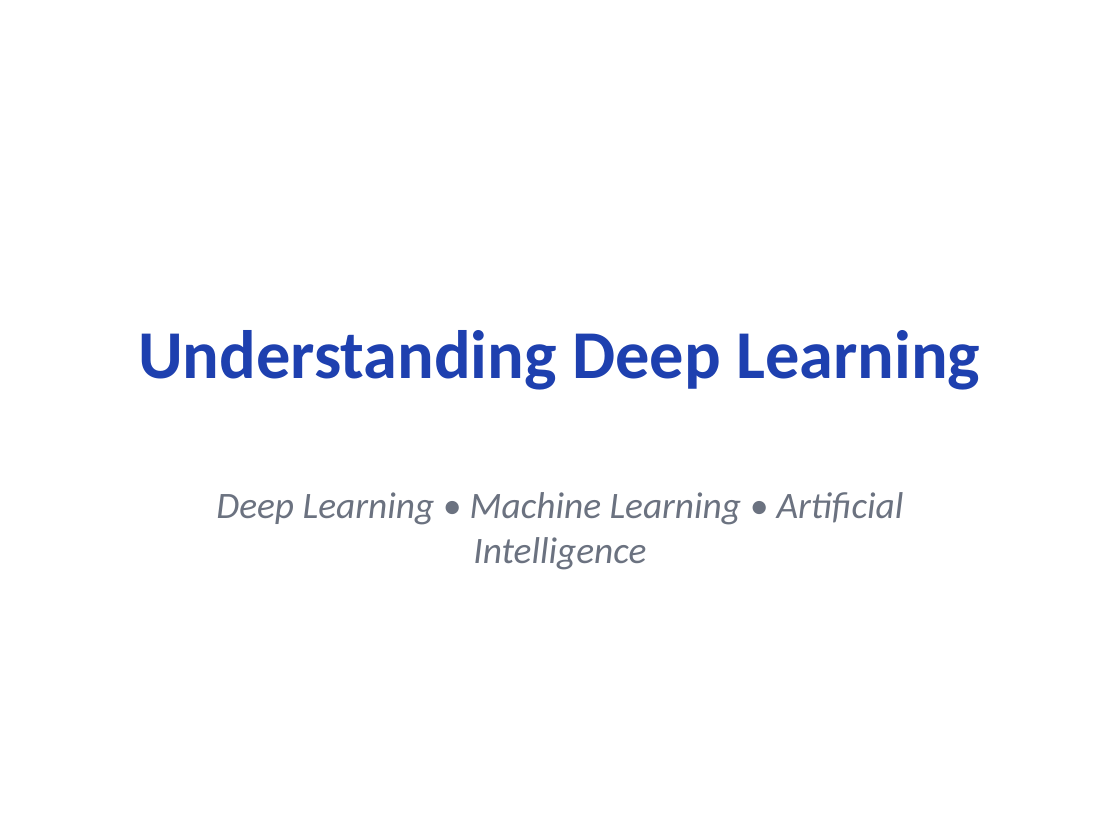
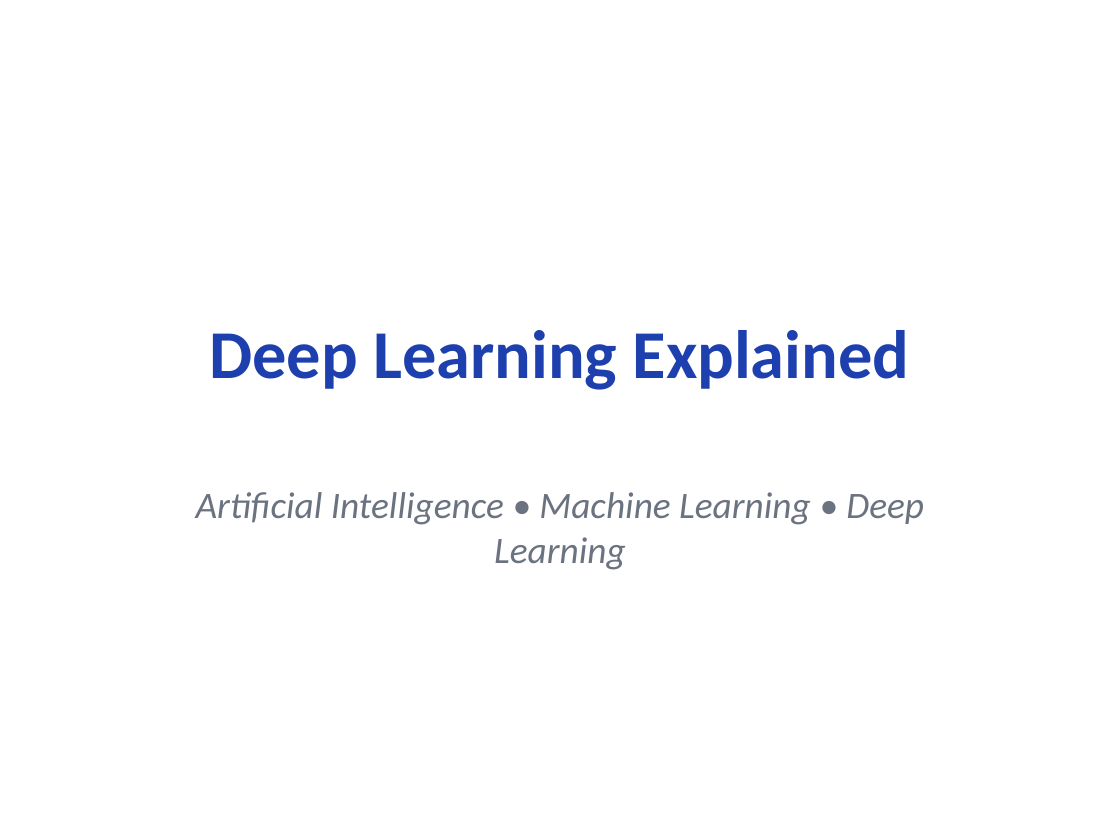
Before and after one commit to CodeByMonil/Lecture-Notes-Processor, a slide deck: slide 1 of outputs/slides/monil_Deep-Learning.pptx. Drawn at 1120x840 pixels with LibreOffice and Linux fonts; fonts in the diff are those of the drawing. Boxes give left, top, right and bottom in pixels: in the first picture for what was removed or moved away, otherwise in the second. Text is boxed around its words. In the diff, an @@ line names an element or a change of style, - is before the commit and + after.

```diff
--- a/outputs/slides/monil_Deep-Learning.pptx
+++ b/outputs/slides/monil_Deep-Learning.pptx
@@ title at (209,330,909,390): text changed @@
-Understanding Deep Learning
+Deep Learning Explained
@@ subtitle at (196,492,924,570): text changed @@
-Deep Learning • Machine Learning • Artificial Intelligence
+Artificial Intelligence • Machine Learning • Deep Learning
```
Also in this commit, not shown: 8 other slides changed, 15 other files.
